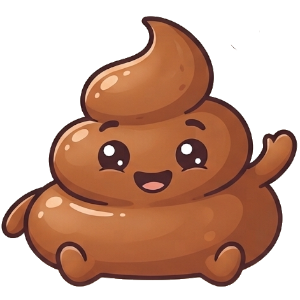
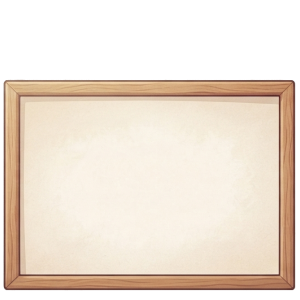
Layers edited between the first and the second w=300, h=300 image:
added layer "Копия Gemini_Generated_Image_t8nw82t8nw82t8nw.jpg" above "Копия Gemini_Generated_Image_qj7amhqj7amhqj7a.jpg" over bbox(3, 79, 298, 291)
hid "Копия Gemini_Generated_Image_qj7amhqj7amhqj7a.jpg" over bbox(1, 16, 298, 287)
